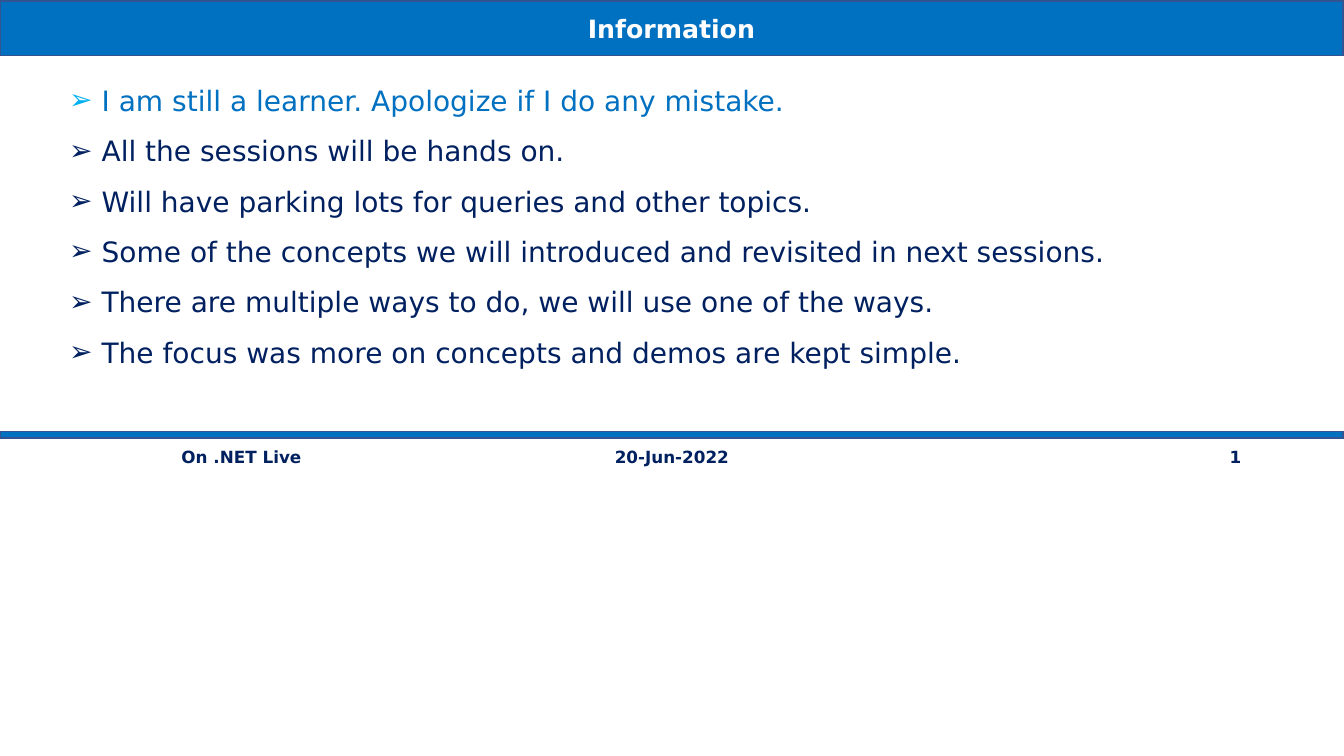
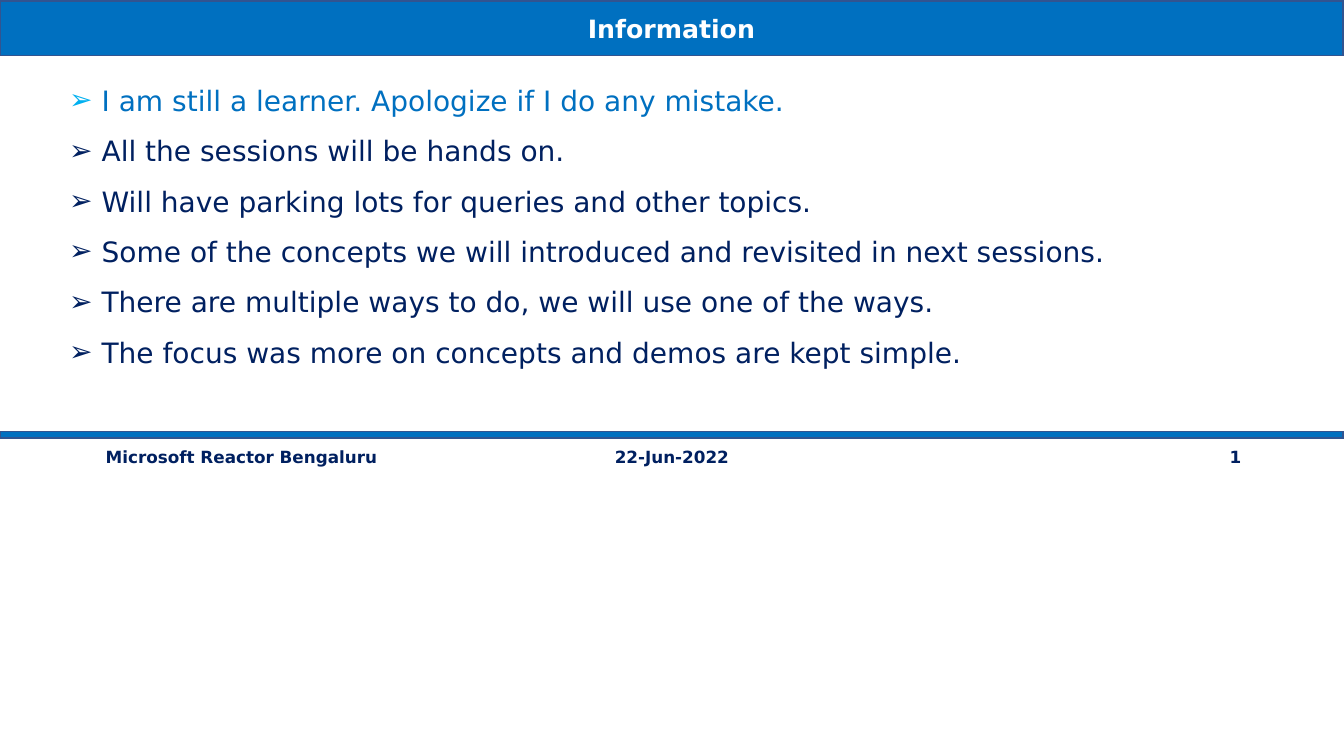
Before and after one commit to vishipayyallore/speaker-series-2022, a slide deck: slide 1 of microsoft-reactor/Demos.pptx. Drawn at 1344x756 pixels with LibreOffice and Linux fonts; fonts in the diff are those of the drawing. Boxes give left, top, right and bottom in pixels: in the first picture for what was removed or moved away, otherwise in the second. Text is boxed around its words. In the diff, an @@ line names an element or a change of style, - is before the commit and + after.

```diff
--- a/microsoft-reactor/Demos.pptx
+++ b/microsoft-reactor/Demos.pptx
@@ text at <box>106,450,377,467</box>: text changed @@
-On .NET Live
+Microsoft Reactor Bengaluru
@@ text at <box>615,450,729,467</box>: text changed @@
-20-Jun-2022
+22-Jun-2022
```
Also in this commit, not shown: 2 other files.
